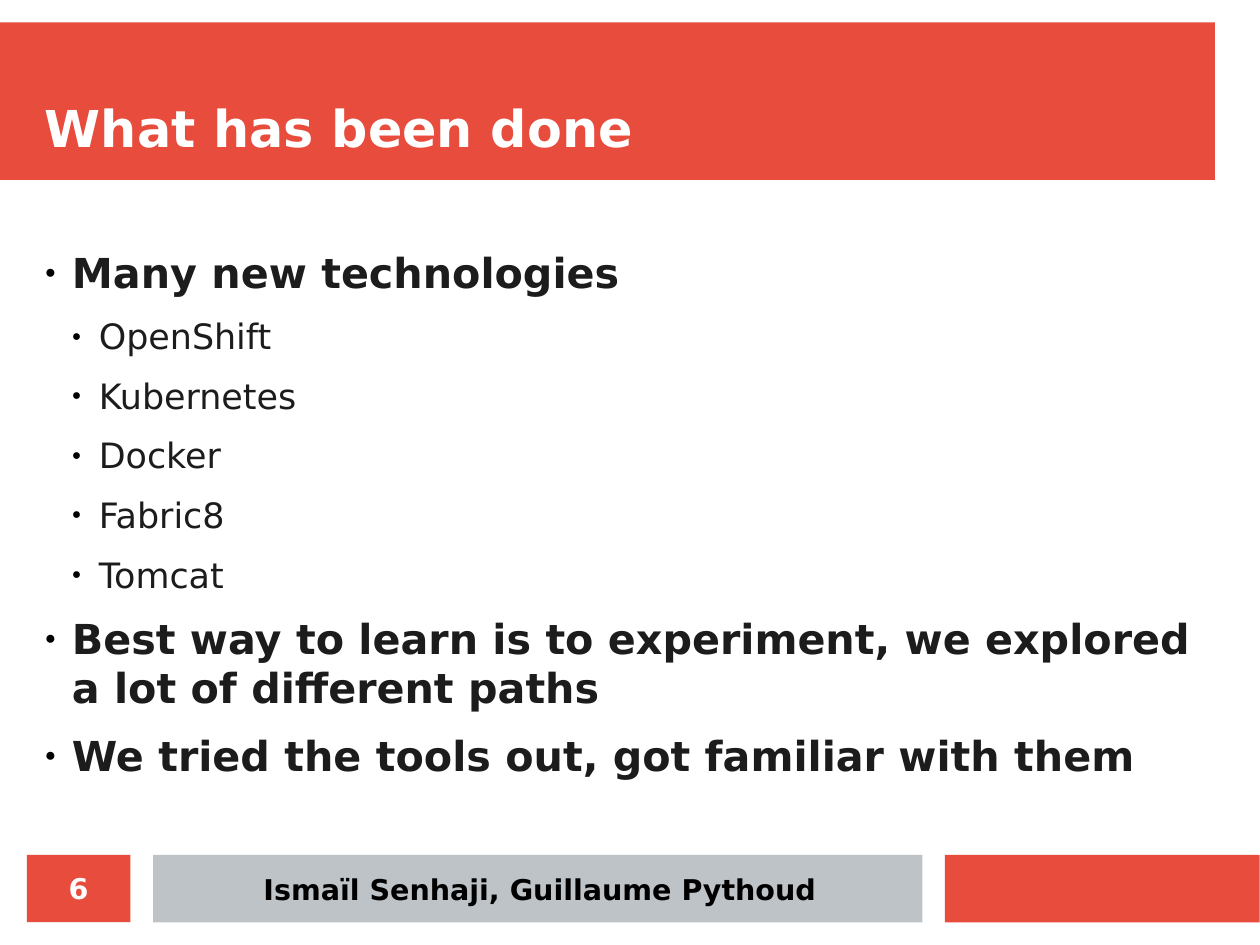
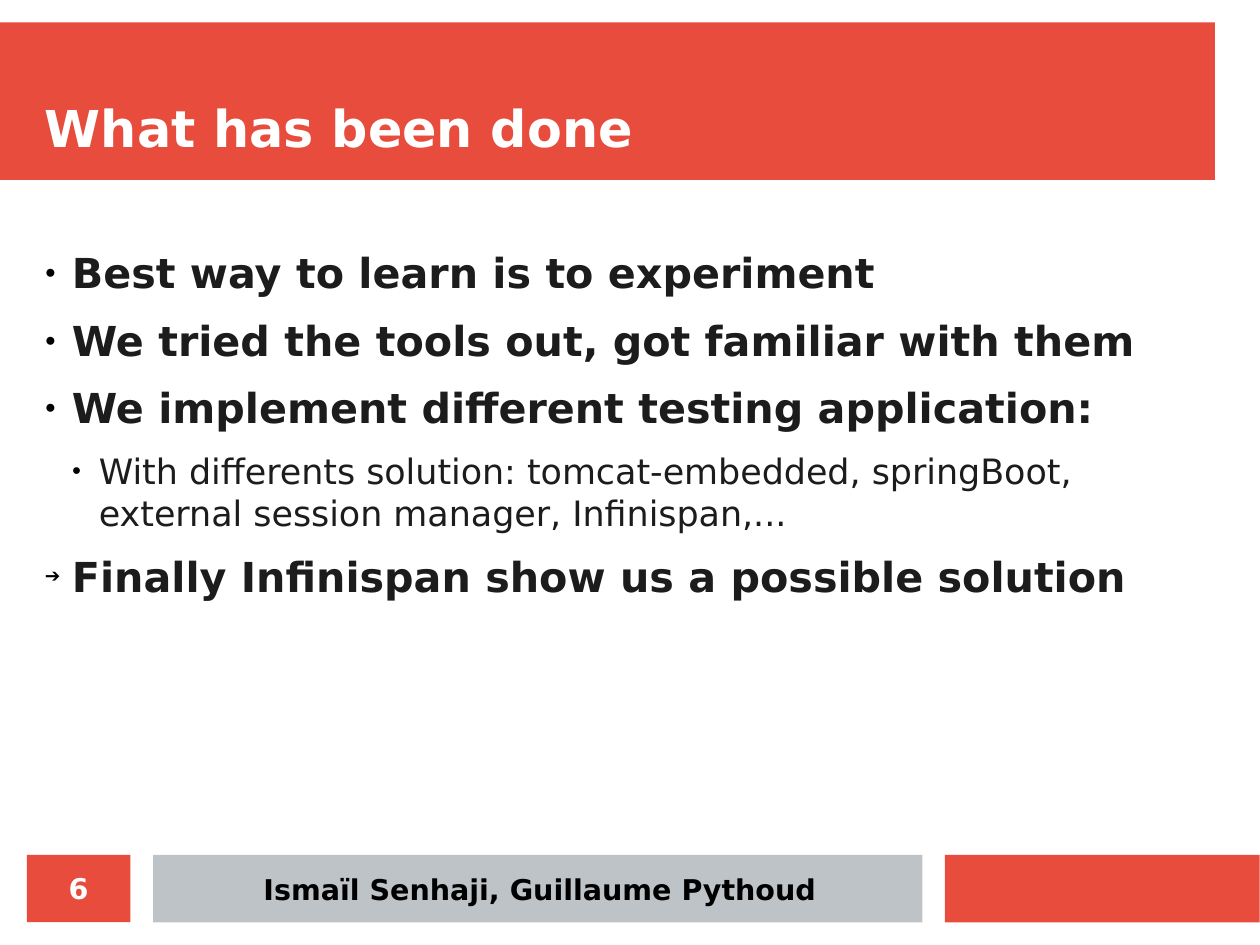
Before and after one commit to iSma/tomcat-in-the-cloud, a slide deck: slide 6 of docs/final-presentation/final_presentation.odp. Drawn at 1260x945 pixels with LibreOffice and Linux fonts; fonts in the diff are those of the drawing. Boxes give left, top, right and bottom in pixels: in the first picture for what was removed or moved away, otherwise in the second. Text is boxed around its words. In the diff, an @@ line names an element or a change of style, - is before the commit and + after.

Commit message:
changes in final presentation

```diff
--- a/docs/final-presentation/final_presentation.odp
+++ b/docs/final-presentation/final_presentation.odp
@@ text at bbox=[72, 256, 875, 297]: text changed @@
-● Many new technologies
-  ● OpenShift
-  ● Kubernetes
-  ● Docker
-  ● Fabric8
-  ● Tomcat
-● Best way to learn is to experiment, we explored a lot of different paths
+● Best way to learn is to experiment
@@ text at bbox=[72, 391, 1126, 601]: paragraphs added @@
+● We implement different testing application:
+  ● With differents solution: tomcat-embedded, springBoot, external session manager, Infinispan,...
+➔ Finally Infinispan show us a possible solution
```
Also in this commit, not shown: 8 other slides changed, 3 slides removed.
